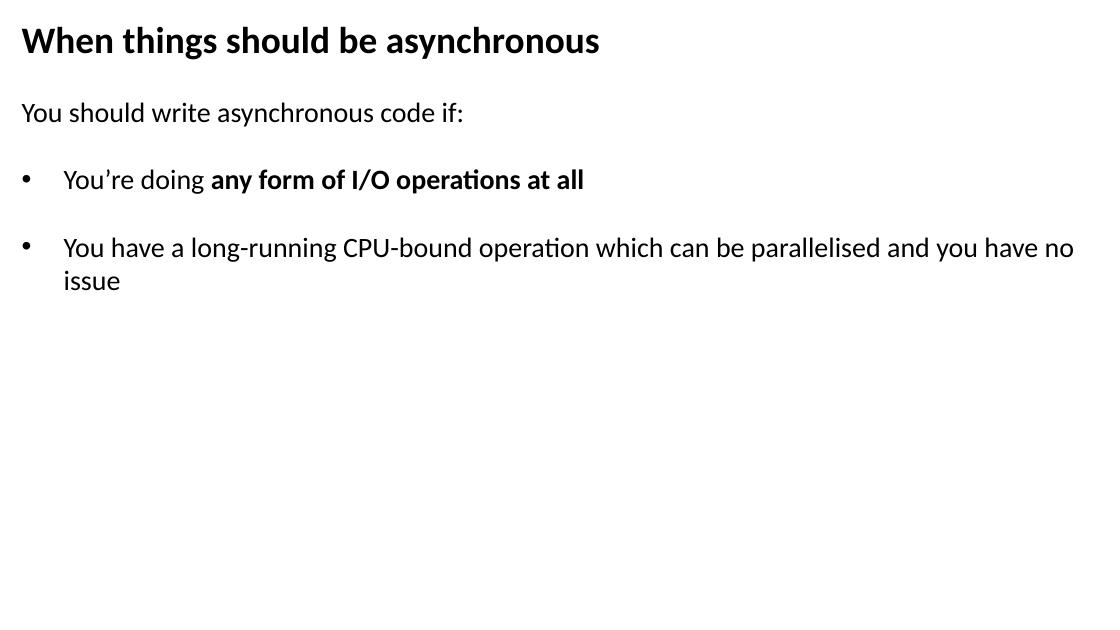
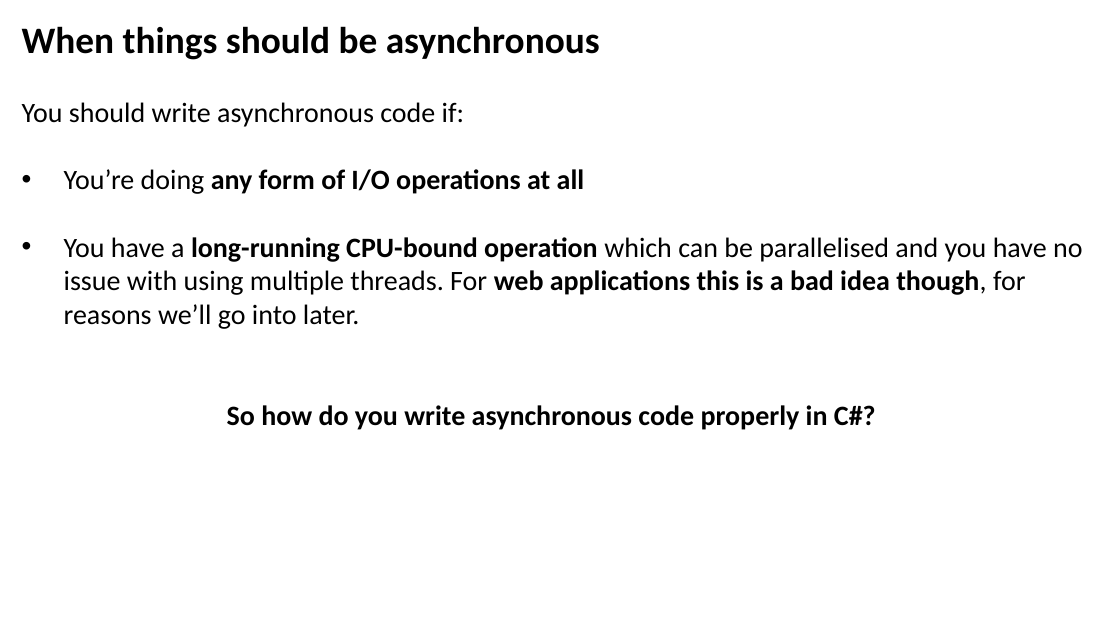
Before and after one commit to JoshKain/AsyncAwaitQuiz, a slide deck: slide 8 of Async and await presentation.pptx. Drawn at 1120x630 pixels with LibreOffice and Linux fonts; fonts in the diff are those of the drawing. Boxes give left, top, right and bottom in pixels: in the first picture for what was removed or moved away, otherwise in the second. Text is boxed around its words. In the diff, an @@ line names an element or a change of style, - is before the commit and + after.

Commit message:
Updated slides

```diff
--- a/Async and await presentation.pptx
+++ b/Async and await presentation.pptx
@@ text at (64,237,1082,430): text changed; bold on @@
-• You have a long-running CPU-bound operation which can be parallelised and you have no issue
+• You have a long-running CPU-bound operation which can be parallelised and you have no issue with using multiple threads. For web applications this is a bad idea though, for reasons we’ll go into later.
+So how do you write asynchronous code properly in C#?
```
